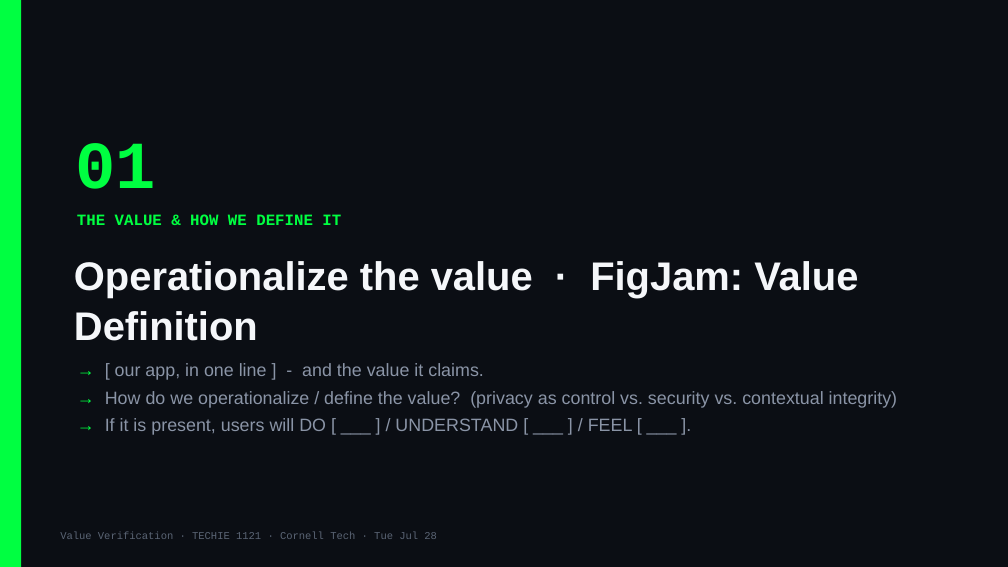
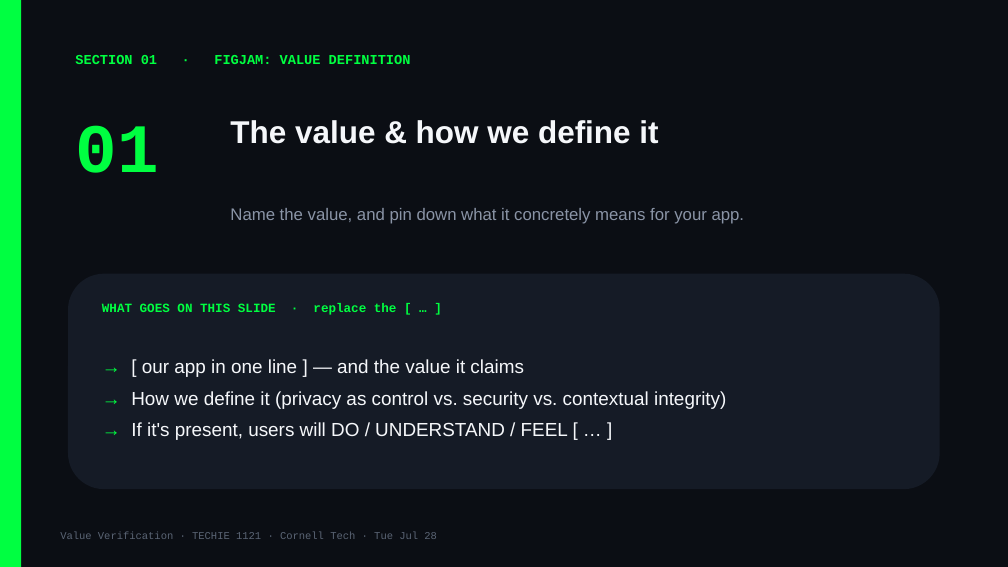
Before and after one commit to Cornell-Tech-Vibe-Coding-Summer-2026/website, a slide deck: slide 3 of slides/team-decks/Week3-Tue-jamins-2nd-team.pptx. Drawn at 1008x567 pixels with LibreOffice and Linux fonts; fonts in the diff are those of the drawing. Boxes give left, top, right and bottom in pixels: in the first picture for what was removed or moved away, otherwise in the second. Text is boxed around its words. In the diff, an @@ line names an element or a change of style, - is before the commit and + after.

```diff
--- a/slides/team-decks/Week3-Tue-jamins-2nd-team.pptx
+++ b/slides/team-decks/Week3-Tue-jamins-2nd-team.pptx
@@ text added at (75, 55, 411, 64), 13 pt, text #00FF41, bold @@
+SECTION 01 · FIGJAM: VALUE DEFINITION
@@ text "01": place and size @@
-text "01" at (75, 143, 156, 189)
+text "01" at (75, 125, 158, 173)
@@ text "01" at (75, 125, 158, 173): size 64 to 66 pt @@
@@ text at (230, 120, 658, 144): text changed; size 15 to 30 pt; font Courier New to Arial; text colour #00FF41 to #F5F7FA @@
-THE VALUE & HOW WE DEFINE IT
+The value & how we define it
@@ text added at (230, 208, 745, 224), 16 pt, text #8A94A6 @@
+Name the value, and pin down what it concretely means for your app.
@@ text removed at (74, 261, 858, 341) @@
-Operationalize the value · FigJam: Value Definition
@@ rounded rectangle added at (68, 274, 940, 489), fill #151B26 @@
@@ text added at (102, 303, 397, 315), 12 pt, text #00FF41, bold @@
+WHAT GOES ON THIS SLIDE · replace the [ … ]
@@ text at (131, 359, 726, 440): text changed; size 17 to 18 pt; text colour #8A94A6 to #F5F7FA @@
-→ [ our app, in one line ] - and the value it claims.
-→ How do we operationalize / define the value? (privacy as control vs. security vs. contextual integrity)
-→ If it is present, users will DO [ ___ ] / UNDERSTAND [ ___ ] / FEEL [ ___ ].
+→ [ our app in one line ] — and the value it claims
+→ How we define it (privacy as control vs. security vs. contextual integrity)
+→ If it's present, users will DO / UNDERSTAND / FEEL [ … ]
```
Also in this commit, not shown: 9 other slides changed, 6 other files.
